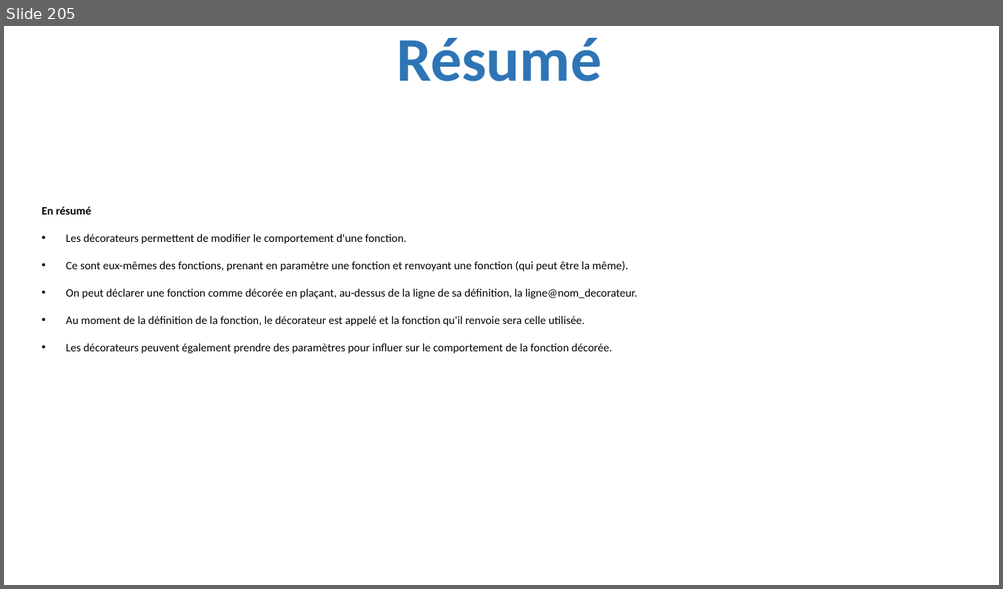
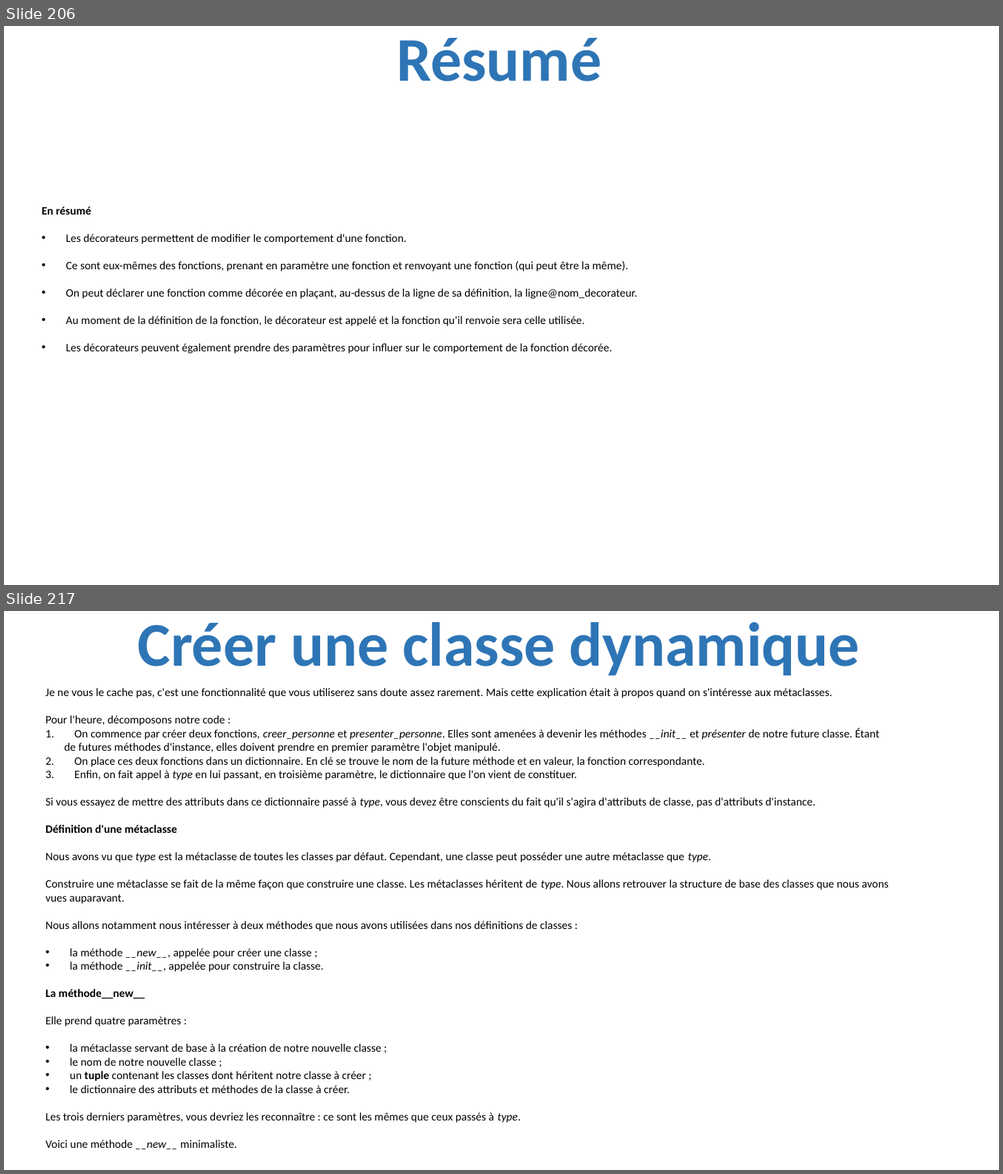
Before and after one commit to julienPalleau/PythonDoc, a slide deck: Python-resume.pptx. Shown one above the other, each under a label of ours: slide 205 before the commit, slides 206 and 217 after it; the slides between them are not shown. The pictures are 1003x589 and 1003x1174 pixels, drawn with LibreOffice and Linux fonts; fonts in the diff are those of the drawing. Boxes give left, top, right and bottom in pixels: in the first picture for what was removed or moved away, otherwise in the second. Text is boxed around its words. In the diff, an @@ line names an element or a change of style, - is before the commit and + after.

```diff
--- a/Python-resume.pptx
+++ b/Python-resume.pptx
@@ slide 217 added at (4,611,999,1170), background #FFFFFF @@
@@ title added at (138,622,859,676), 60 pt, text #2E75B6, bold @@
+Créer une classe dynamique
@@ text added at (45,688,888,1150), 11 pt, text #000000 @@
+Je ne vous le cache pas, c'est une fonctionnalité que vous utiliserez sans doute assez rarement. Mais cette explication était à propos quand on s'intéresse aux métaclasses.
+Pour l'heure, décomposons notre code :
+1. On commence par créer deux fonctions, creer_personne et presenter_personne. Elles sont amenées à devenir les méthodes __init__ et présenter de notre future classe. Étant de futures méthodes d'instance, elles doivent prendre en premier paramètre l'objet manipulé.
+2. On place ces deux fonctions dans un dictionnaire. En clé se trouve le nom de la future méthode et en valeur, la fonction correspondante.
+3. Enfin, on fait appel à type en lui passant, en troisième paramètre, le dictionnaire que l'on vient de constituer.
+Si vous essayez de mettre des attributs dans ce dictionnaire passé à type, vous devez être conscients du fait qu'il s'agira d'attributs de classe, pas d'attributs d'instance.
+Définition d'une métaclasse
+Nous avons vu que type est la métaclasse de toutes les classes par défaut. Cependant, une classe peut posséder une autre métaclasse que type.
+Construire une métaclasse se fait de la même façon que construire une classe. Les métaclasses héritent de type. Nous allons retrouver la structure de base des classes que nous avons vues auparavant.
+Nous allons notamment nous intéresser à deux méthodes que nous avons utilisées dans nos définitions de classes :
+• la méthode __new__, appelée pour créer une classe ;
+• la méthode __init__, appelée pour construire la classe.
+La méthode__new__
+Elle prend quatre paramètres :
+• la métaclasse servant de base à la création de notre nouvelle classe ;
+• le nom de notre nouvelle classe ;
+• un tuple contenant les classes dont héritent notre classe à créer ;
+• le dictionnaire des attributs et méthodes de la classe à créer.
+Les trois derniers paramètres, vous devriez les reconnaître : ce sont les mêmes que ceux passés à type.
+Voici une méthode __new__ minimaliste.
@@ what was slide 205 is now slide 206 @@
```
Also in this commit, not shown: 15 other slides added.
